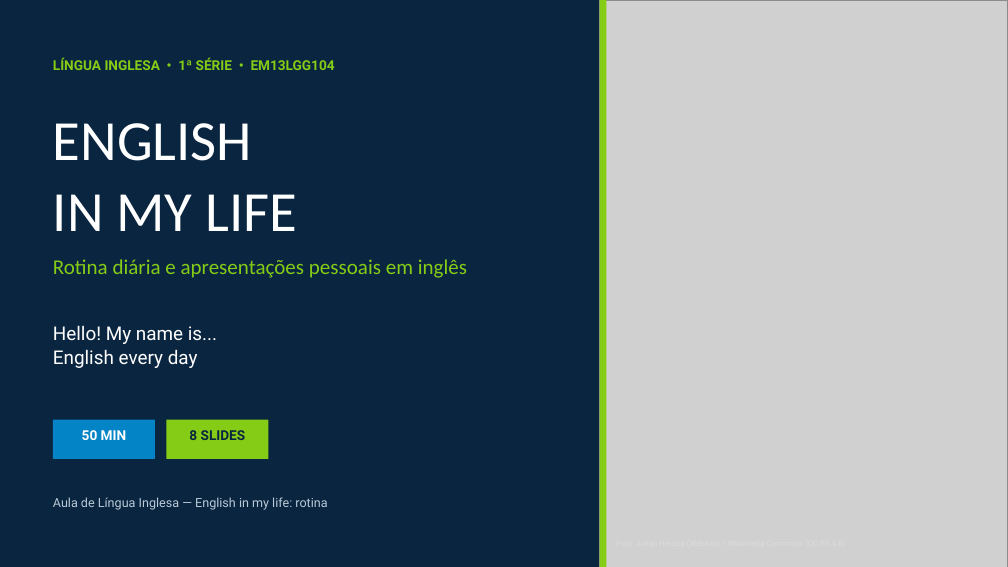
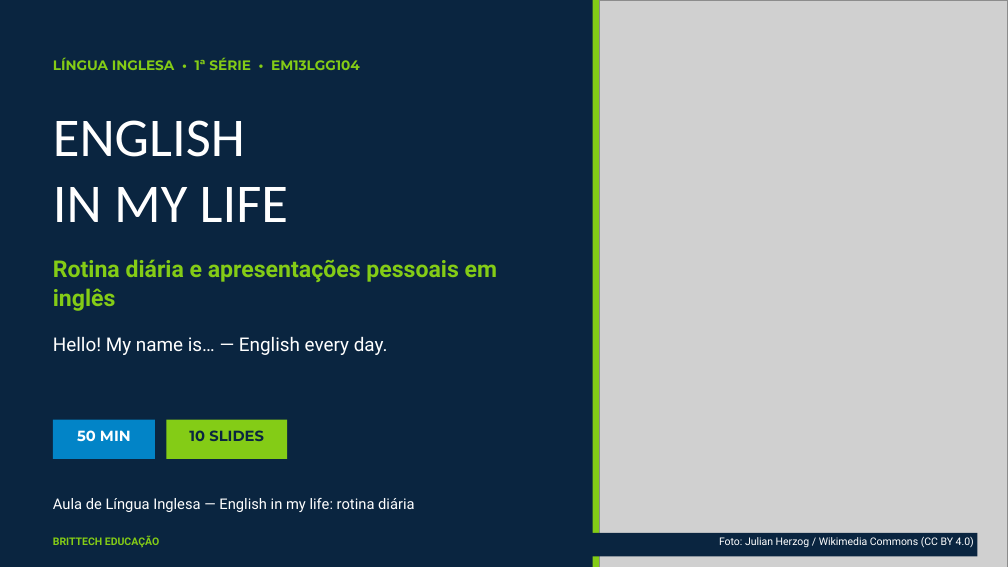
Before and after one commit to thiagollipe-web/brittech-educacao-aulas, a slide deck: slide 1 of ensino-medio/lingua-inglesa-1serie-english-my-life.pptx. Drawn at 1008x567 pixels with LibreOffice and Linux fonts; fonts in the diff are those of the drawing; grey boxes stand for pictures. Boxes give left, top, right and bottom in pixels: in the first picture for what was removed or moved away, otherwise in the second. Text is boxed around its words. In the diff, an @@ line names an element or a change of style, - is before the commit and + after.

```diff
--- a/ensino-medio/lingua-inglesa-1serie-english-my-life.pptx
+++ b/ensino-medio/lingua-inglesa-1serie-english-my-life.pptx
@@ rectangle: place and size @@
-rectangle at (600,0,606,567)
+rectangle at (593,0,600,567)
@@ text "LÍNGUA INGLESA • 1ª SÉRIE ..." at (53,57,360,70): font Roboto to Montserrat @@
@@ text "ENGLISH" at (53,120,288,222): size 54 to 52 pt; line spacing 1.02 to 1; less space between paragraphs @@
@@ text "Rotina diária e apresentações pessoais ..." at (53,259,497,311): size 20 to 22 pt, font Calibri to Roboto, bold on; line spacing 1 to 1.05 @@
@@ text at (53,336,388,355): text changed @@
-Hello! My name is...
-English every day
+Hello! My name is… — English every day.
@@ text "50 MIN" at (77,430,131,441): size 13 to 14 pt, font Roboto to Montserrat @@
@@ rectangle: place and size @@
-rectangle at (166,420,268,459)
+rectangle at (166,420,287,459)
@@ text at (189,430,264,441): text changed; size 13 to 14 pt; font Roboto to Montserrat @@
-8 SLIDES
+10 SLIDES
@@ text at (53,498,414,512): text changed; size 12 to 14 pt; text colour #B9C9D6 to #FFFFFF @@
-Aula de Língua Inglesa — English in my life: rotina
+Aula de Língua Inglesa — English in my life: rotina diária
@@ text added at (53,536,159,548), 10 pt, text #84CC16, bold @@
+BRITTECH EDUCAÇÃO
@@ rectangle added at (569,533,978,557), fill #0A2540 @@
@@ text added at (719,537,974,547), 10 pt, text #FFFFFF @@
+Foto: Julian Herzog / Wikimedia Commons (CC BY 4.0)
```
Also in this commit, not shown: 2 other slides changed, 7 slides added, 5 slides removed, 4 other files.
